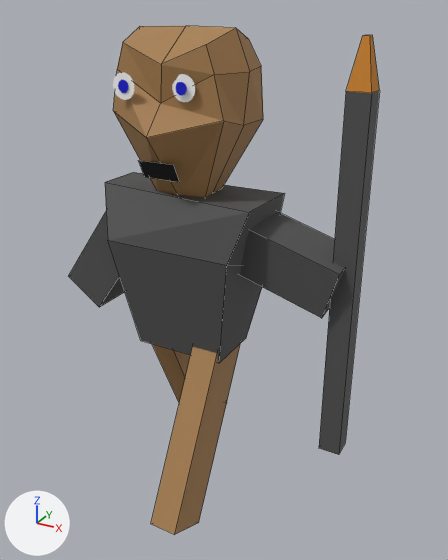
A saved change to the OBJ model KingOfKings/Models/spearman3.obj.
Rendered twice from a camera (50 mm lens) standing at (3.76, -6.02, 6.2) and looking at (0.39, 0.11, 3.14). The axes (+X, +Y, +Z) are drawn at lower left. The lights are the same throughout. Mesh edges are drawn as thin lines on the coarser meshes. Where no turn or scale is listed for an object, it has been applied to the vertices.

Script lines for the objects in view, before the commit:
```python
me_cube_002 = bpy.data.meshes.new('Cube.002')
me_cube_002.from_pydata([(1.78, -0.21, 3.1), (1.78, 0.39, 3.17), (1.96, 0.33, 3.74), (1.96, -0.27, 3.68), (0.32, -0.24, 3.56), (0.33, 0.36, 3.62), (0.51, 0.29, 4.2), (0.51, -0.31, 4.13)], [], [(4, 5, 1, 0), (5, 6, 2, 1), (6, 7, 3, 2), (7, 4, 0, 3), (0, 1, 2, 3), (7, 6, 5, 4)])
me_cube_002.materials.append(mat_material_003)  # dark grey #515151
me_cube_004 = bpy.data.meshes.new('Cube.004')
me_cube_004.from_pydata(...)  # 8 vertices, 6 faces; spans x -0.56..-0.22, y -0.31..1.31, z 0.15..2.72
me_cube_004.materials.append(mat_material_002)  # brown #a87f50
# before: 0 (-0.56, 0.75, 0.15), 1 (-0.56, 1.31, 0.41), 2 (-0.22, 1.31, 0.41) at pixel (226, 402), 3 (-0.22, 0.75, 0.15), 4 (-0.56, -0.31, 2.46)
# before: 5 (-0.56, 0.25, 2.72), 6 (-0.22, 0.25, 2.72), 7 (-0.22, -0.31, 2.46)
me_cube_005 = bpy.data.meshes.new('Cube.005')
me_cube_005.from_pydata(...)  # 8 vertices, 6 faces; spans x 0.22..0.56, y -1.43..0.32, z 0.17..2.7
me_cube_005.materials.append(mat_material_002)  # brown #a87f50
# before: 0 (0.22, -1.43, 0.46) at pixel (150, 523), 1 (0.22, -0.89, 0.17), 2 (0.56, -0.89, 0.17) at pixel (198, 522), 3 (0.56, -1.43, 0.46) at pixel (174, 534), 4 (0.22, -0.22, 2.7)
# before: 5 (0.22, 0.32, 2.41), 6 (0.56, 0.32, 2.41), 7 (0.56, -0.22, 2.7)
ob_cube_002 = bpy.data.objects.new('Cube.002', me_cube_002)
ob_cube_002.location = (0.0, 0.0, 0.0)
ob_cube_004 = bpy.data.objects.new('Cube.004', me_cube_004)
ob_cube_004.location = (0.0, 0.0, 0.0)
ob_cube_005 = bpy.data.objects.new('Cube.005', me_cube_005)
ob_cube_005.location = (0.0, 0.0, 0.0)
# also in view: 'Cube.003' at (-1.12, 0.04, 3.32); 'Cube' at (0.0, -0.06, 5.11); 'Cube.001' at (-0.01, -0.05, 3.26); 'Cube.007' at (1.95, 0.01, 3.63); 'Plane' at (-0.02, -0.59, 4.6)
```
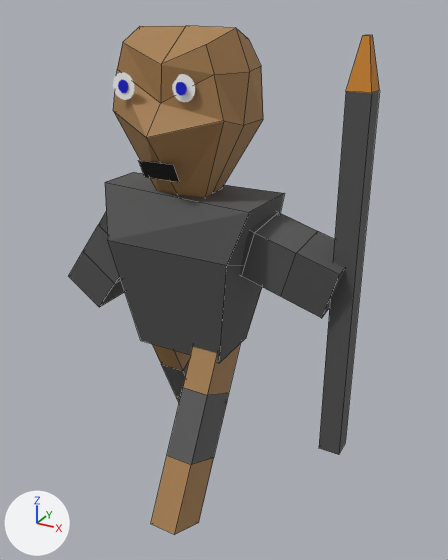
What differs and where, as boxes (x1, y1, x2, y2) in the pictures (448 x 560 px):
part 1 of me_cube_004, built on
    both: (153, 345, 227, 404)
part 2 of me_cube_005, built on
    both: (166, 344, 240, 468)

The change, as a diff of the scene's bpy script:
```diff
--- a/KingOfKings/Models/spearman3.obj.py
+++ b/KingOfKings/Models/spearman3.obj.py
@@ me_cube_004 @@
 me_cube_004.from_pydata(...)  # 8 vertices, 6 faces; spans x -0.56..-0.22, y -0.31..1.31, z 0.15..2.72
 # verts and faces of me_cube_004; kept vertices keep their numbers, new ones are numbered from 8
+# me_cube_004 part 1
+delete_faces([(0, 4, 5, 1), (1, 5, 6, 2), (2, 6, 7, 3), (0, 3, 7, 4)])
+for new, old in zip([*range(8, 12)], [*range(0, 4)]): verts[new] = verts[old] + (0.0, -0.36, 0.77)
+for new, old in zip([*range(12, 16)], [*range(4, 8)]): verts[new] = verts[old] + (0.0, 0.35, -0.77)
+faces += [(0, 8, 9, 1), (1, 9, 10, 2), (2, 10, 11, 3), (0, 3, 11, 8), (4, 12, 15, 7), (6, 7, 15, 14)]  # mat_material_002 (brown #a87f50)
+faces += [(5, 6, 14, 13), (4, 5, 13, 12)]  # mat_material_002 (brown #a87f50)
+faces += [(8, 11, 15, 12), (10, 14, 15, 11), (9, 13, 14, 10), (8, 12, 13, 9)]  # mat_material_008 (dark grey #585858)
 me_cube_004.materials.append(mat_material_002)
+me_cube_004.materials.append(mat_material_008)  # dark grey #585858
@@ me_cube_005 @@
 me_cube_005.from_pydata(...)  # 8 vertices, 6 faces; spans x 0.22..0.56, y -1.43..0.32, z 0.17..2.7
 # verts and faces of me_cube_005; kept vertices keep their numbers, new ones are numbered from 8
-me_cube_005.materials.append(mat_material_002)  # brown #a87f50
+# me_cube_005 part 2
+delete_faces([(0, 4, 5, 1), (1, 5, 6, 2), (2, 6, 7, 3), (0, 3, 7, 4)])
+verts[8] = (0.22, -1.03, 1.21)  # pixel (166, 455)
+verts[9] = (0.22, -0.63, 1.96)  # pixel (182, 387)
+verts[10] = (0.22, -0.08, 1.67)
+verts[11] = (0.22, -0.48, 0.92)
+for new, old in zip([*range(12, 16)], [*range(8, 12)]): verts[new] = verts[old] + (0.34, 0.0, 0.0)
+faces += [(0, 8, 11, 1), (1, 11, 15, 2), (2, 15, 12, 3), (0, 3, 12, 8), (4, 9, 13, 7), (6, 7, 13, 14)]  # mat_material_007 (brown #a87f50)
+faces += [(5, 6, 14, 10), (4, 5, 10, 9)]  # mat_material_007 (brown #a87f50)
+faces += [(8, 12, 13, 9), (12, 15, 14, 13), (10, 14, 15, 11), (8, 9, 10, 11)]  # mat_material_008 (dark grey #585858)
+me_cube_005.materials.append(mat_material_007)  # brown #a87f50
+me_cube_005.materials.append(mat_material_008)  # dark grey #585858
```
